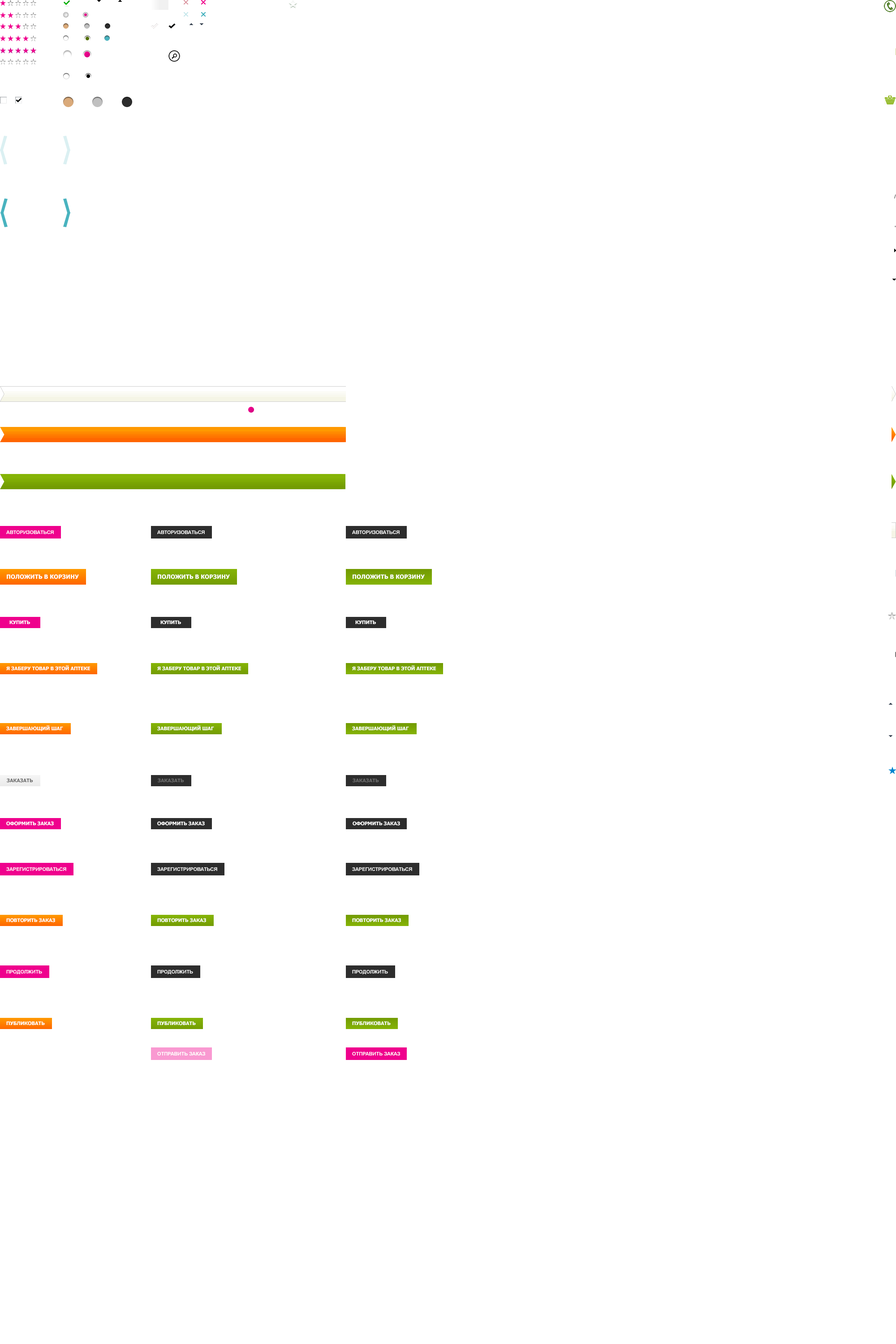
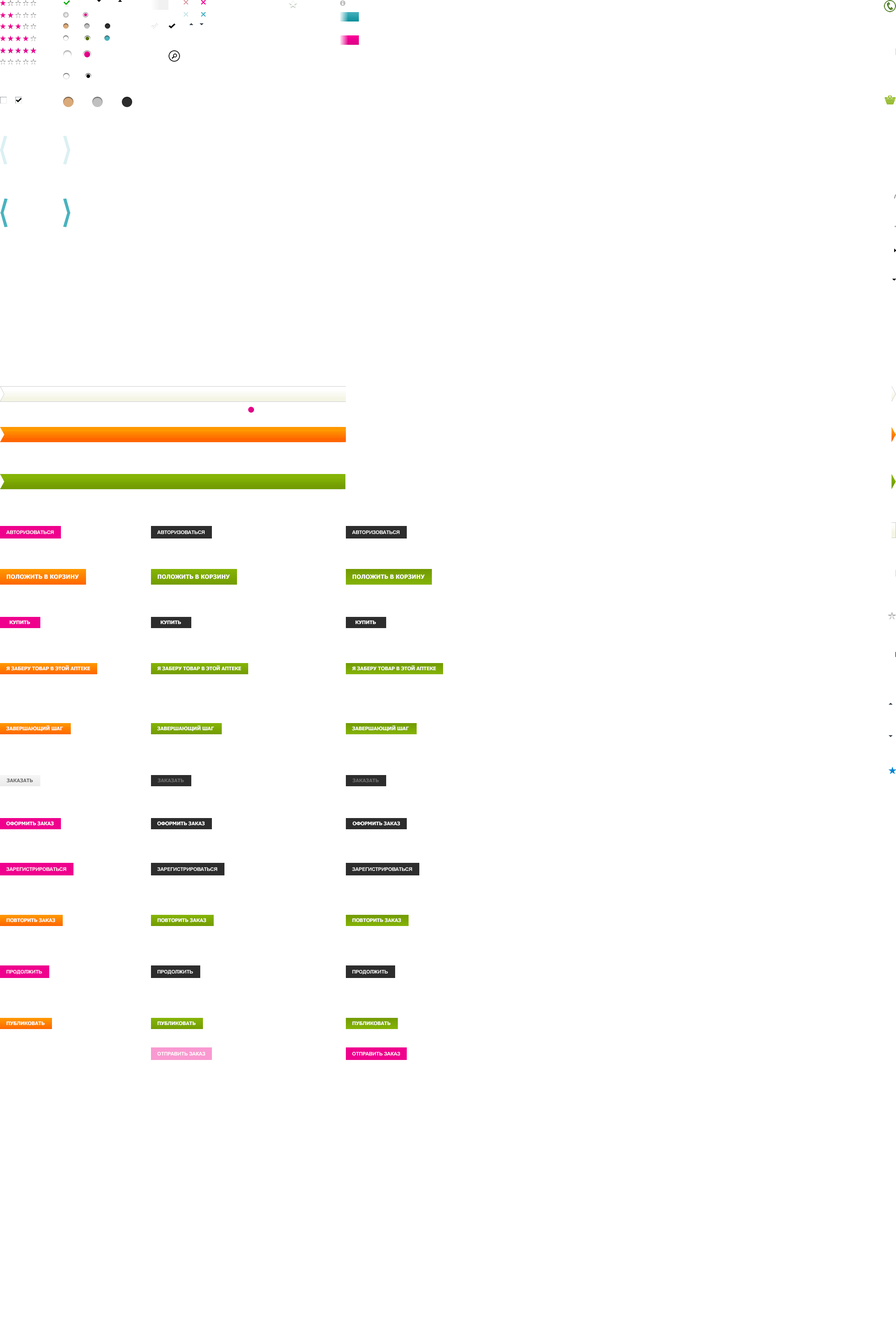
Revision of a layered 896x1344 image; what changed, layer by layer:
added layer "Graphic Symbol" (1st of 23) above "Graphic Symbol" over left=339, top=35, right=359, bottom=45
added layer "Graphic Symbol" (2nd of 23) above "Bitmap" over left=339, top=12, right=359, bottom=22
added layer "Bitmap" (2nd of 13) above "Graphic Symbol copy 9" over left=339, top=0, right=346, bottom=6
